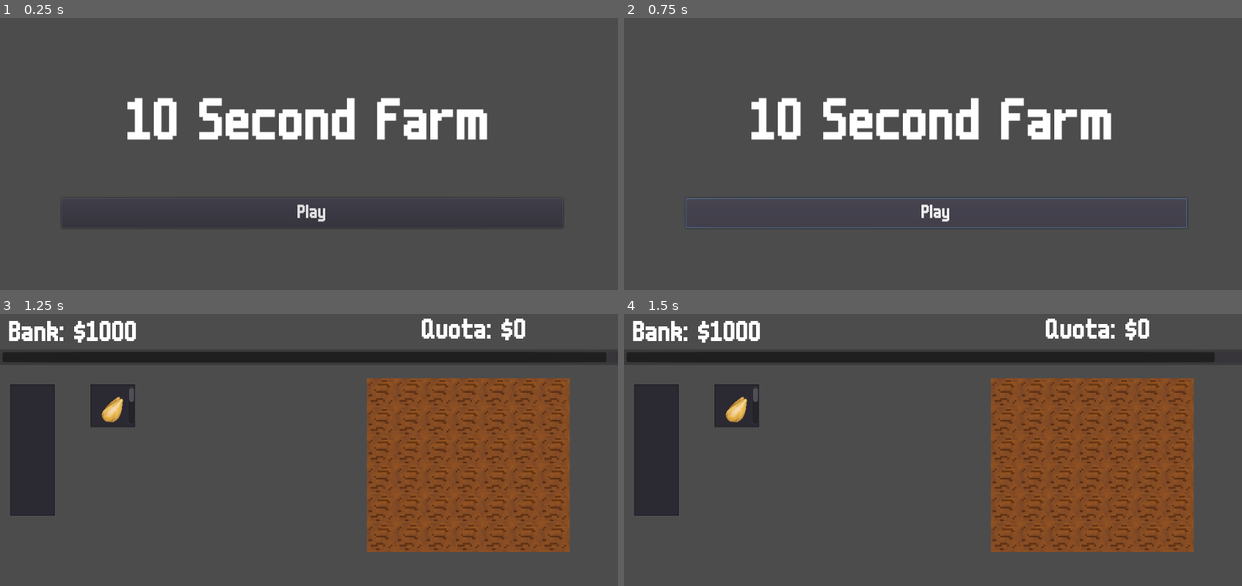
Above: before the commit, frames 1-4 (two rows, left to right).
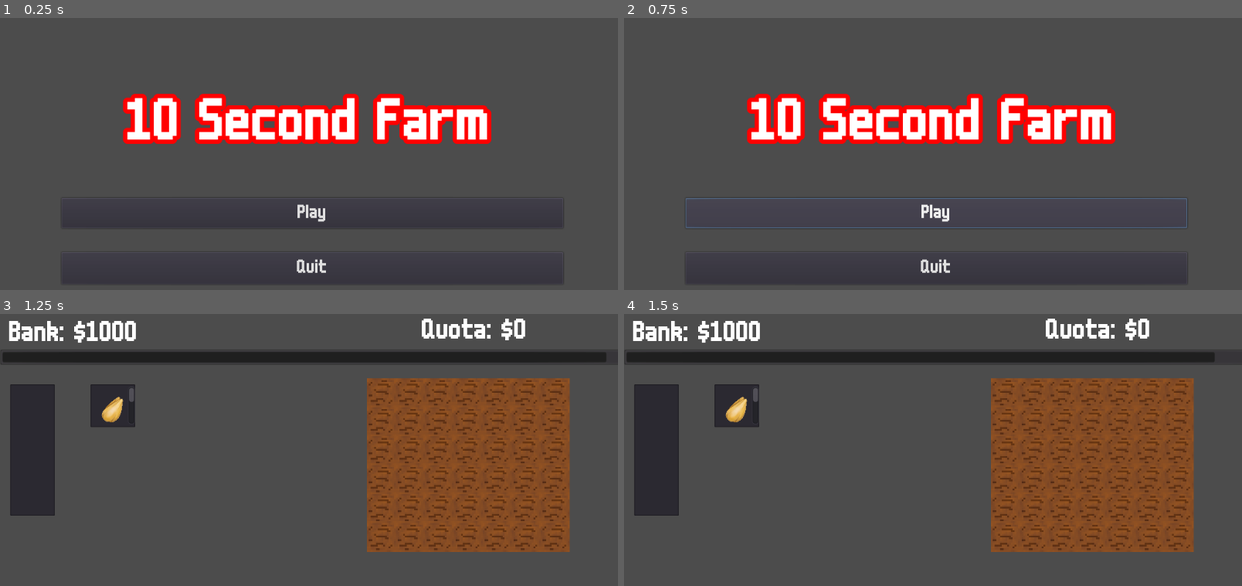
Above: after the commit, the same moments.

Repository: mr-yak/LD51
Game: Godot game, scene res://Scenes/Menu.tscn
The game is run twice, just before and just after one commit, with the same random seed, the same clock (stepped at 60 frames per second) and the same inputs. Sound files missing from this copy of the repository are replaced by a short silence.
Inputs (mouse positions are in pixels of both pictures, inside the frame that each line leads up to):
- Up to frame 1 (0.25 s): no input
- Up to frame 2 (0.75 s): click "Play" at 0.5 s
- Up to frame 3 (1.25 s): no input
- Up to frame 4 (1.5 s): move the mouse to (1068, 477) at 1.27 s; click (1068, 477) at 1.35 s

The runs differ from the first frame. In frame 1, 4.9% of the frame differs, in the area x 19-80%, y 27-94%; in frame 2, 4.9%; in frame 3, nothing differs; in frame 4, nothing differs.

Commit message:
Addded a lot

Diff:
--- /dev/null
+++ b/Resources/Fonts/Button.tres
@@ -0,0 +1,10 @@
+[gd_resource type="Theme" load_steps=3 format=2]
+
+[ext_resource path="res://Assets/Fonts/m6x11.ttf" type="DynamicFontData" id=1]
+
+[sub_resource type="DynamicFont" id=3]
+size = 32
+font_data = ExtResource( 1 )
+
+[resource]
+default_font = SubResource( 3 )
--- a/Resources/Fonts/Starve.tscn
+++ /dev/null
@@ -1,19 +0,0 @@
-[gd_scene format=2]
-
-[node name="Death" type="Control"]
-anchor_right = 1.0
-anchor_bottom = 1.0
-
-[node name="Replay" type="Button" parent="."]
-margin_right = 12.0
-margin_bottom = 20.0
-
-[node name="Title" type="Button" parent="."]
-margin_right = 12.0
-margin_bottom = 20.0
-
-[node name="Label" type="Label" parent="."]
-margin_right = 40.0
-margin_bottom = 14.0
-
-[node name="Sounds" type="Node2D" parent="."]
--- /dev/null
+++ b/Resources/Fonts/Title_Theme.tres
@@ -0,0 +1,12 @@
+[gd_resource type="Theme" load_steps=3 format=2]
+
+[ext_resource path="res://Assets/Fonts/m6x11.ttf" type="DynamicFontData" id=1]
+
+[sub_resource type="DynamicFont" id=1]
+size = 100
+outline_size = 7
+outline_color = Color( 1, 0, 0, 1 )
+font_data = ExtResource( 1 )
+
+[resource]
+default_font = SubResource( 1 )
--- a/Scenes/Farm.tscn
+++ b/Scenes/Farm.tscn
@@ -11,6 +11,7 @@
 [ext_resource path="res://Assets/Sound Effects/Coin.wav" type="AudioStream" id=9]
 [ext_resource path="res://Assets/Sound Effects/Reject.wav" type="AudioStream" id=10]
 [ext_resource path="res://Scripts/Required_Coins.gd" type="Script" id=11]
+[ext_resource path="res://Assets/Sound Effects/Quota.wav" type="AudioStream" id=12]
 
 [sub_resource type="TileSet" id=1]
 1/name = "LD51.png 1"
@@ -252,6 +253,9 @@
 [node name="RejectSFX" type="AudioStreamPlayer2D" parent="Sounds"]
 stream = ExtResource( 10 )
 
+[node name="QuotaSFX" type="AudioStreamPlayer2D" parent="Sounds"]
+stream = ExtResource( 12 )
+
 [connection signal="item_selected" from="UI/ItemList" to="." method="_on_ItemList_item_selected"]
 [connection signal="nothing_selected" from="UI/ItemList" to="." method="_on_ItemList_nothing_selected"]
 [connection signal="timeout" from="UI/Timer_Progress/Quota_Timer" to="UI/Timer_Progress" method="_on_Quota_Timer_timeout"]
--- a/Scenes/Menu.tscn
+++ b/Scenes/Menu.tscn
@@ -1,22 +1,10 @@
-[gd_scene load_steps=8 format=2]
+[gd_scene load_steps=6 format=2]
 
-[ext_resource path="res://Assets/Fonts/m6x11.ttf" type="DynamicFontData" id=1]
-[ext_resource path="res://Scripts/Start.gd" type="Script" id=2]
+[ext_resource path="res://Resources/Fonts/Button.tres" type="Theme" id=1]
+[ext_resource path="res://Scripts/Quit_game.gd" type="Script" id=2]
 [ext_resource path="res://Assets/Sound Effects/Menu.wav" type="AudioStream" id=3]
-
-[sub_resource type="DynamicFont" id=1]
-size = 100
-font_data = ExtResource( 1 )
-
-[sub_resource type="Theme" id=2]
-default_font = SubResource( 1 )
-
-[sub_resource type="DynamicFont" id=3]
-size = 32
-font_data = ExtResource( 1 )
-
-[sub_resource type="Theme" id=4]
-default_font = SubResource( 3 )
+[ext_resource path="res://Resources/Fonts/Title_Theme.tres" type="Theme" id=4]
+[ext_resource path="res://Scripts/Play.gd" type="Script" id=5]
 
 [node name="Menu" type="Control"]
 anchor_right = 1.0
@@ -28,20 +16,31 @@
 anchor_bottom = 0.25
 margin_top = 0.200001
 margin_bottom = 88.2
-theme = SubResource( 2 )
+theme = ExtResource( 4 )
 text = "10 Second Farm"
 align = 1
 valign = 1
 
-[node name="Button" type="Button" parent="."]
+[node name="Play" type="Button" parent="."]
 anchor_left = 0.1
 anchor_top = 0.5
 anchor_right = 0.9
 anchor_bottom = 0.55
 margin_right = 12.0
 margin_bottom = 20.0
-theme = SubResource( 4 )
+theme = ExtResource( 1 )
 text = "Play"
+script = ExtResource( 5 )
+
+[node name="Quit" type="Button" parent="."]
+anchor_left = 0.1
+anchor_top = 0.65
+anchor_right = 0.9
+anchor_bottom = 0.7
+margin_right = 12.0
+margin_bottom = 23.0
+theme = ExtResource( 1 )
+text = "Quit"
 script = ExtResource( 2 )
 
 [node name="Sounds" type="Node2D" parent="."]
@@ -49,5 +48,6 @@
 [node name="ButtonSFX" type="AudioStreamPlayer2D" parent="Sounds"]
 stream = ExtResource( 3 )
 
-[connection signal="button_up" from="Button" to="Button" method="_on_Button_button_up"]
-[connection signal="finished" from="Sounds/ButtonSFX" to="Button" method="_on_ButtonSFX_finished"]
+[connection signal="button_up" from="Play" to="Play" method="_on_Play_button_up"]
+[connection signal="button_up" from="Quit" to="Quit" method="_on_Quit_button_up"]
+[connection signal="finished" from="Sounds/ButtonSFX" to="Play" method="_on_ButtonSFX_finished"]
--- /dev/null
+++ b/Scenes/Starve.tscn
@@ -0,0 +1,73 @@
+[gd_scene load_steps=10 format=2]
+
+[ext_resource path="res://Assets/Sound Effects/Death.wav" type="AudioStream" id=1]
+[ext_resource path="res://Scripts/Message.gd" type="Script" id=2]
+[ext_resource path="res://Assets/Fonts/m6x11.ttf" type="DynamicFontData" id=3]
+[ext_resource path="res://Assets/Sound Effects/Menu.wav" type="AudioStream" id=4]
+[ext_resource path="res://Scripts/Quit.gd" type="Script" id=5]
+[ext_resource path="res://Resources/Fonts/Button.tres" type="Theme" id=6]
+[ext_resource path="res://Scripts/Start.gd" type="Script" id=7]
+
+[sub_resource type="DynamicFont" id=1]
+size = 100
+outline_size = 7
+outline_color = Color( 1, 0, 0, 1 )
+font_data = ExtResource( 3 )
+
+[sub_resource type="Theme" id=2]
+default_font = SubResource( 1 )
+
+[node name="Death" type="Control"]
+anchor_right = 1.0
+anchor_bottom = 1.0
+
+[node name="Message" type="Label" parent="."]
+anchor_top = 0.2
+anchor_right = 1.0
+anchor_bottom = 0.26
+margin_right = 2.0
+margin_bottom = 52.0
+theme = SubResource( 2 )
+text = "You Got Killed"
+align = 1
+valign = 1
+script = ExtResource( 2 )
+
+[node name="Replay" type="Button" parent="."]
+anchor_left = 0.1
+anchor_top = 0.5
+anchor_right = 0.9
+anchor_bottom = 0.55
+margin_right = 12.0
+margin_bottom = 20.0
+theme = ExtResource( 6 )
+text = "Replay"
+script = ExtResource( 7 )
+
+[node name="Title" type="Button" parent="."]
+anchor_left = 0.1
+anchor_top = 0.65
+anchor_right = 0.9
+anchor_bottom = 0.7
+margin_right = 12.0
+margin_bottom = 23.0
+theme = ExtResource( 6 )
+text = "Menu"
+script = ExtResource( 5 )
+
+[node name="Sounds" type="Node2D" parent="."]
+
+[node name="DeathSFX" type="AudioStreamPlayer" parent="Sounds"]
+stream = ExtResource( 1 )
+autoplay = true
+
+[node name="ButtonSFXMenu" type="AudioStreamPlayer2D" parent="Sounds"]
+stream = ExtResource( 4 )
+
+[node name="ButtonSFXReplay" type="AudioStreamPlayer2D" parent="Sounds"]
+stream = ExtResource( 4 )
+
+[connection signal="button_up" from="Replay" to="Replay" method="_on_Button_button_up"]
+[connection signal="button_up" from="Title" to="Title" method="_on_Title_button_up"]
+[connection signal="finished" from="Sounds/ButtonSFXMenu" to="Title" method="_on_ButtonSFXMenu_finished"]
+[connection signal="finished" from="Sounds/ButtonSFXReplay" to="Replay" method="_on_ButtonSFXReplay_finished"]
--- /dev/null
+++ b/Scripts/Message.gd
@@ -0,0 +1,6 @@
+extends Label
+
+var messages = ["Killed", "Hung", "Executed", "Thrown in Prison", "Eaten By Lions", "Left to Die"]
+func _ready():
+	var key = rand_range(0, messages.size()-1)
+	text = "You Got " + messages[key]
--- /dev/null
+++ b/Scripts/Play.gd
@@ -0,0 +1,8 @@
+extends Button
+
+func _on_Play_button_up():
+	get_parent().get_node("Sounds/ButtonSFX").play()
+
+
+func _on_ButtonSFX_finished():
+	var x = get_tree().change_scene("res://Scenes/Farm.tscn")
--- /dev/null
+++ b/Scripts/Quit.gd
@@ -0,0 +1,7 @@
+extends Button
+
+func _on_Title_button_up():
+	get_tree().get_root().get_node("Death/Sounds/ButtonSFXMenu").play()
+
+func _on_ButtonSFXMenu_finished():
+	var x = get_tree().change_scene("res://Scenes/Menu.tscn")
--- /dev/null
+++ b/Scripts/Quit_game.gd
@@ -0,0 +1,6 @@
+extends Button
+
+
+
+func _on_Quit_button_up():
+	get_tree().quit()
--- a/Scripts/Required_Coins.gd
+++ b/Scripts/Required_Coins.gd
@@ -3,7 +3,12 @@
 onready var main = get_tree().get_root().get_node("Main")
 func update_timer(x):
 	main.coins -= value
+	if(main.coins<0):
+		var y = get_tree().change_scene("res://Scenes/Starve.tscn")
+	main.get_node("Sounds/QuotaSFX").play()
 	value = truncate(((10000.0  /((1.0 + exp(-1.0/3.0*(x -pow(PI,2)))))) - 140.0) *( pow( x , 0.2)))
 	text = "Quota: $" + String(value)
+
+
 func truncate(input):
 	return round(input/10)*10
--- /dev/null
+++ b/Scripts/Sounds.gd
@@ -0,0 +1,4 @@
+extends Node2D
+
+func _ready():
+	$DeathSFX.play()
--- a/Scripts/Start.gd
+++ b/Scripts/Start.gd
@@ -3,7 +3,7 @@
 
 
 func _on_Button_button_up():
-	get_tree().get_root().get_node("Menu/Sounds/ButtonSFX").play()
+	get_tree().get_root().get_node("Death/Sounds/ButtonSFXReplay").play()
 
-func _on_ButtonSFX_finished():
+func _on_ButtonSFXReplay_finished():
 	var x = get_tree().change_scene("res://Scenes/Farm.tscn")
Not shown, added: Assets/Sound Effects/Death.wav.import
Not shown, added: Assets/Sound Effects/Quota.wav.import
Not shown: 1 places in Scenes/Farm.tscn that only renumber resources
Not shown, added: Assets/Sound Effects/Death.wav
Not shown, added: Assets/Sound Effects/Quota.wav
